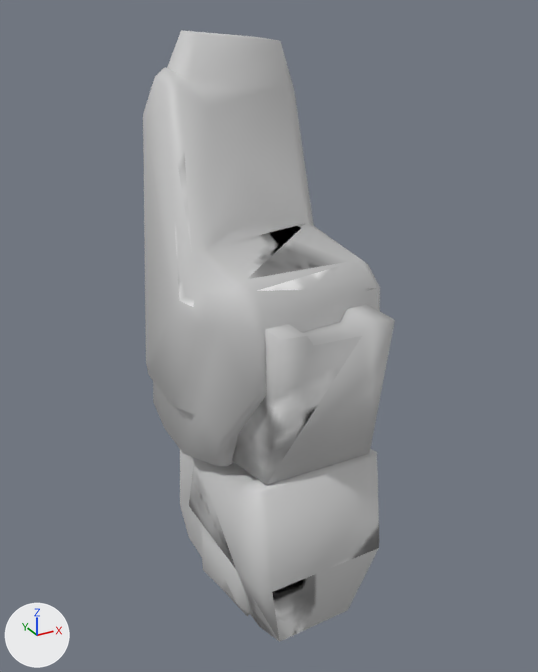
Two versions of the glTF model src/assets/player-mech/arms/a_std/r_fore.glb, one commit apart.
Both versions are drawn from a camera (50 mm lens) standing at (-0.507, -0.891, 0.272) and looking at (0.022, 0.071, -0.208). The axes (+X, +Y, +Z) are drawn at lower left. The lights are the same throughout. The older version comes first. Vertices at exactly the same position are counted once.

Before the edit, the objects in view are built like this:
```python
me_mesh_0 = bpy.data.meshes.new('Mesh_0')
me_mesh_0.from_pydata(...)  # 166 vertices, 320 faces; spans x -0.155..0.181, y -0.155..0.305, z -0.662..0.242
# faces by material slot: [106, 108, 106]
me_mesh_0.materials.append(mat_main)
me_mesh_0.materials.append(mat_sub)
me_mesh_0.materials.append(mat_joint)
ob_r_fore = bpy.data.objects.new('r_fore', me_mesh_0)
ob_r_fore.location = (0.0, 0.0, 0.0)
```
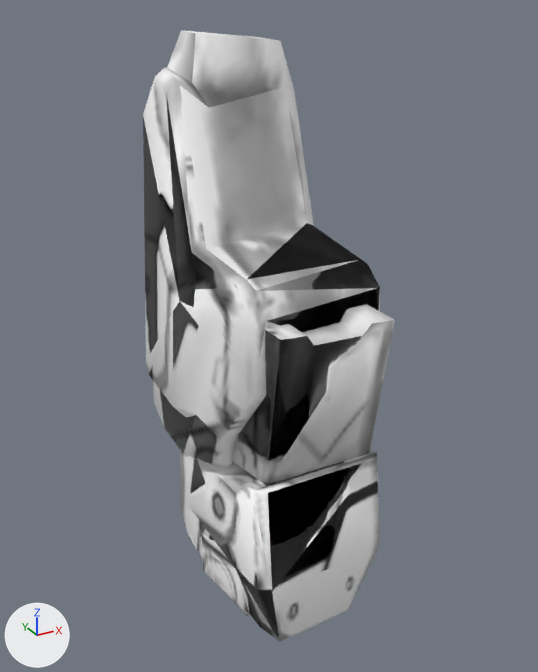
What differs and where, as boxes [x1, y1, x2, y2] in the pictures (538 x 672 px):
```json
{"part": 1, "of": "me_mesh_0", "change": "surface changed", "before": [143, 30, 395, 642], "after": [143, 30, 395, 642]}
{"part": 2, "of": "me_mesh_0", "change": "recoloured", "before": [197, 459, 279, 641], "after": [197, 459, 279, 641]}
{"part": 3, "of": "me_mesh_0", "change": "recoloured", "before": [202, 534, 249, 611], "after": [202, 534, 249, 611]}
{"part": 4, "of": "me_mesh_0", "change": "recoloured", "before": [191, 98, 380, 493], "after": [191, 98, 380, 493]}
```

Scene script edits in JSON lines:
```json
{"block": "me_mesh_0", "where": "me_mesh_0.from_pydata(...)  # 166 vertices, 320 faces; spans x -0.155..0.181, y -0.155..0.305, z -0.662..0.242"}
{"block": "me_mesh_0", "where": "# used by ob_r_fore; location = (0.0, 0.0, 0.0)"}
{"block": "me_mesh_0", "change": "me_mesh_0 part 1: 320 kept faces spanning x -0.155..0.181, y -0.155..0.305, z -0.662..0.242 get new texture (UV) coordinates"}
{"block": "me_mesh_0", "change": "me_mesh_0 part 2: 3 faces spanning x -0.121..0.059, y -0.135..0.065, z -0.64..-0.379 switch from mat_sub to mat_main"}
{"block": "me_mesh_0", "change": "me_mesh_0 part 3: 4 faces spanning x -0.115..0.061, y -0.068..0.268, z -0.616..-0.365 switch from mat_sub to mat_joint"}
{"block": "me_mesh_0", "change": "me_mesh_0 part 4: 38 faces spanning x -0.135..0.181, y -0.12..0.289, z -0.653..0.15 switch from mat_joint to mat_sub"}
```
